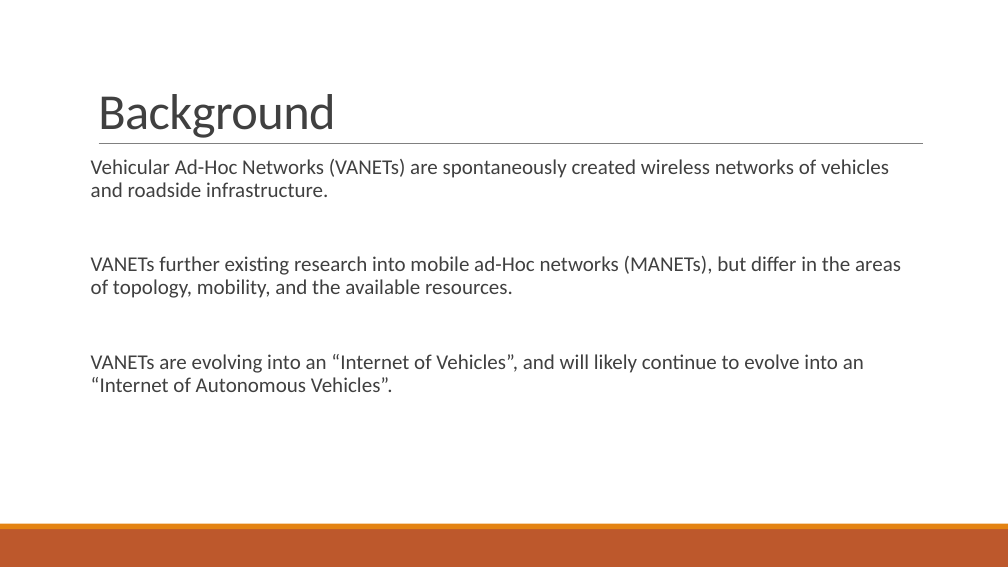
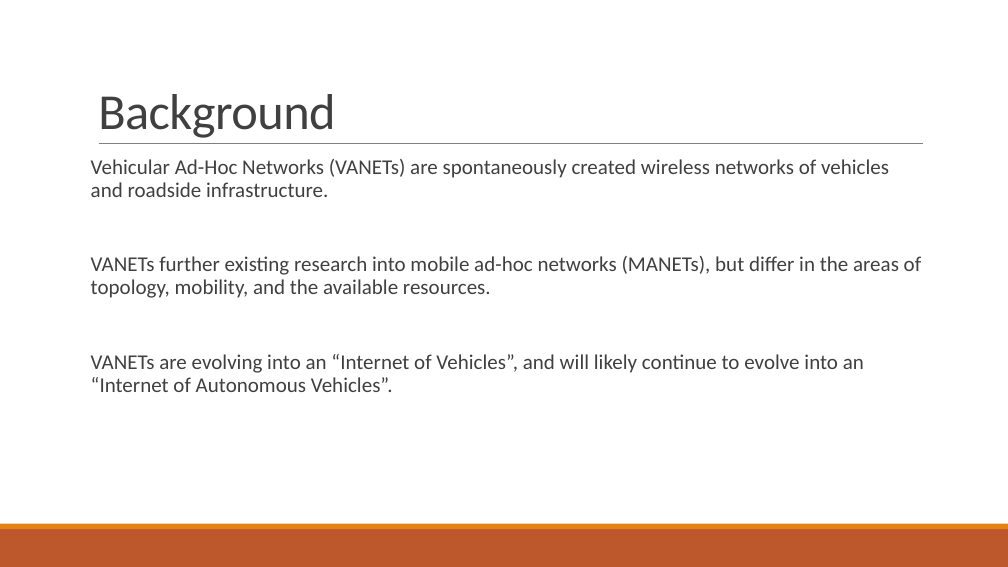
Before and after one commit to wrb06/FYP-VANETs, a slide deck: slide 2 of Presentation.pptx. Drawn at 1008x567 pixels with LibreOffice and Linux fonts; fonts in the diff are those of the drawing. Boxes give left, top, right and bottom in pixels: in the first picture for what was removed or moved away, otherwise in the second. Text is boxed around its words. In the diff, an @@ line names an element or a change of style, - is before the commit and + after.

```diff
--- a/Presentation.pptx
+++ b/Presentation.pptx
@@ text at bbox=[91, 256, 922, 298]: text changed @@
-VANETs further existing research into mobile ad-Hoc networks (MANETs), but differ in the areas of topology, mobility, and the available resources.
+VANETs further existing research into mobile ad-hoc networks (MANETs), but differ in the areas of topology, mobility, and the available resources.
```
Also in this commit, not shown: 3 other slides changed, 4 other files.
